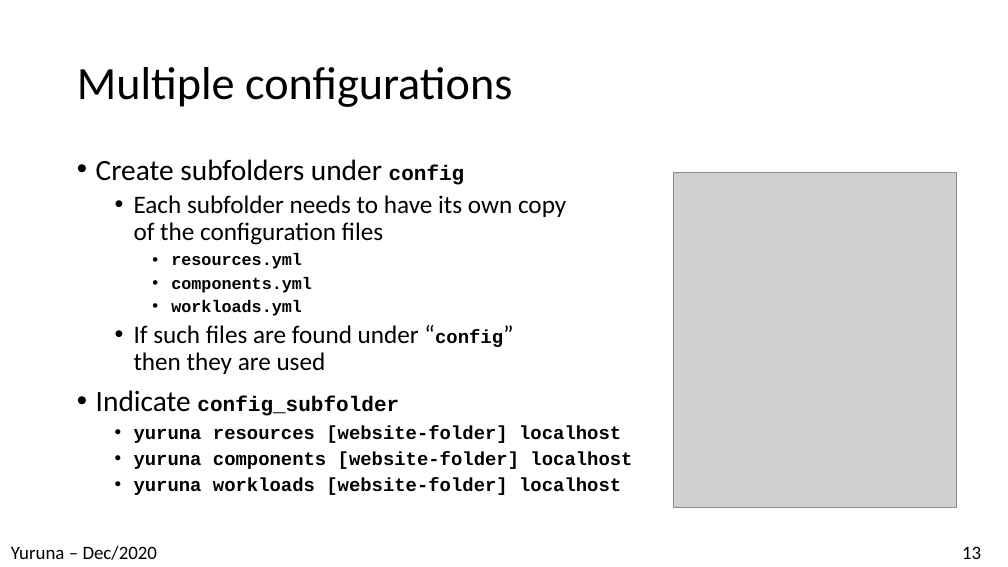
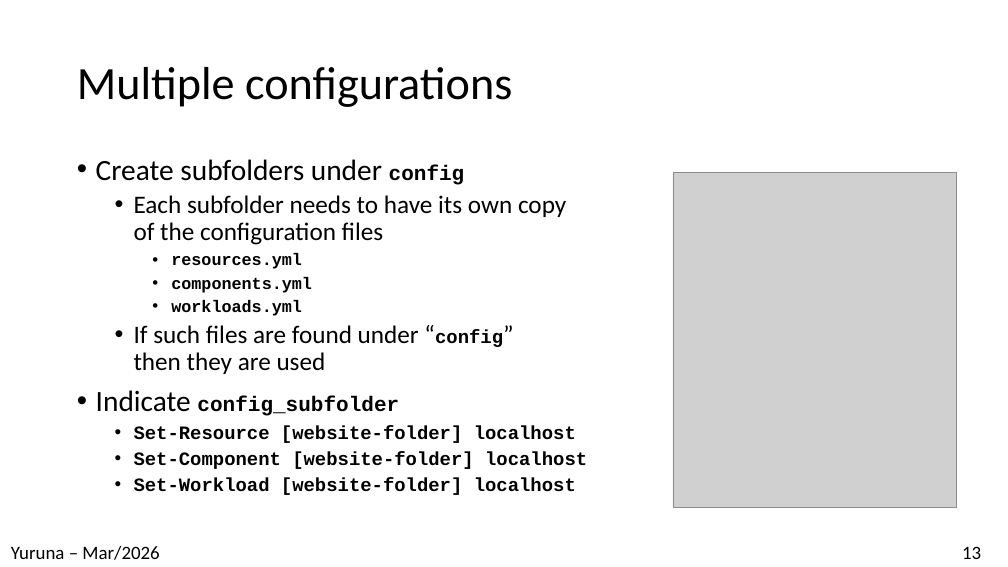
Before and after one commit to alissonsol/yuruna, a slide deck: slide 13 of docs/yuruna.pptx. Drawn at 1008x567 pixels with LibreOffice and Linux fonts; fonts in the diff are those of the drawing; grey boxes stand for pictures. Boxes give left, top, right and bottom in pixels: in the first picture for what was removed or moved away, otherwise in the second. Text is boxed around its words. In the diff, an @@ line names an element or a change of style, - is before the commit and + after.

```diff
--- a/docs/yuruna.pptx
+++ b/docs/yuruna.pptx
@@ text at [134,426,587,495]: text changed @@
-  • yuruna resources [website-folder] localhost
-  • yuruna components [website-folder] localhost
-  • yuruna workloads [website-folder] localhost
+  • Set-Resource [website-folder] localhost
+  • Set-Component [website-folder] localhost
+  • Set-Workload [website-folder] localhost
@@ text at [11,546,159,560]: text changed @@
-Yuruna – Dec/2020
+Yuruna – Mar/2026
```
Also in this commit, not shown: 17 other slides changed, 7 other files.
